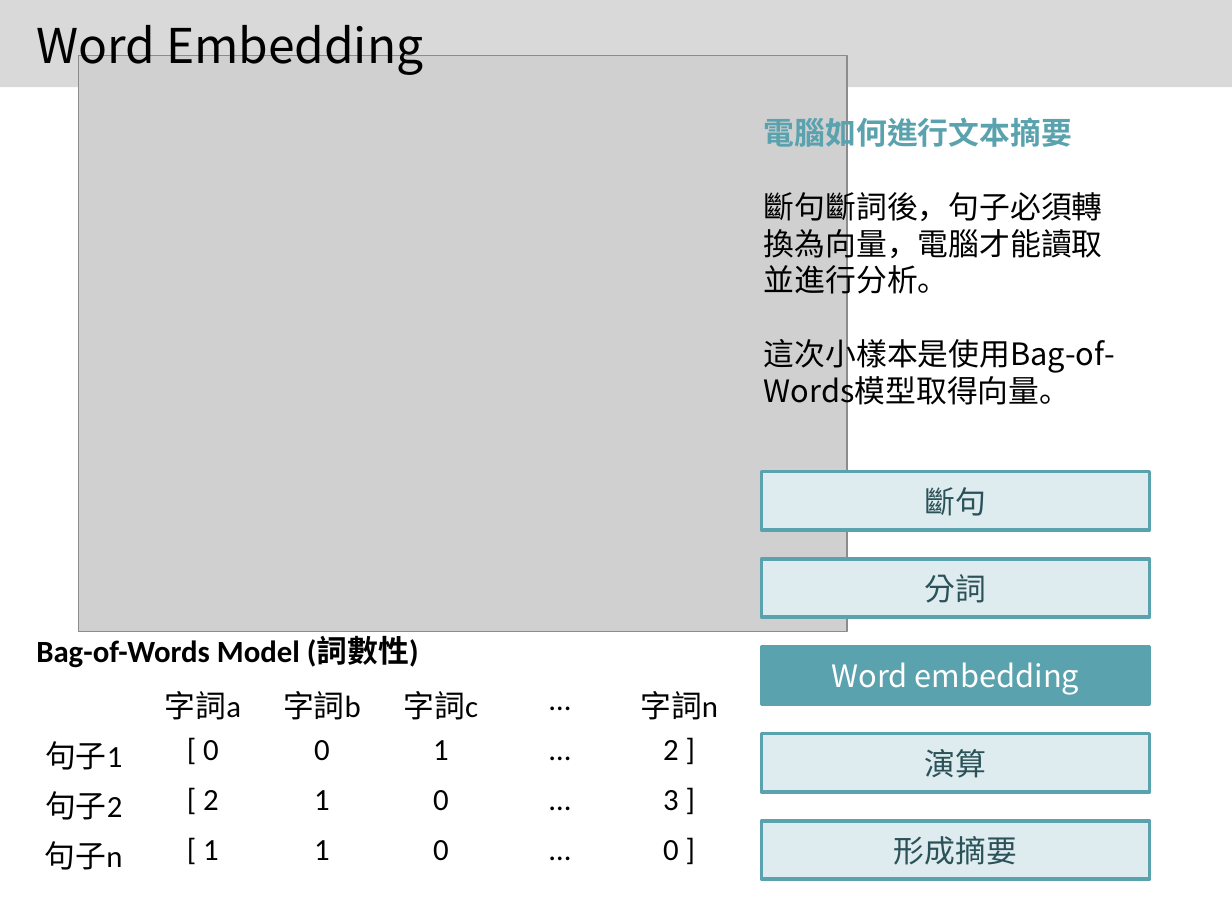
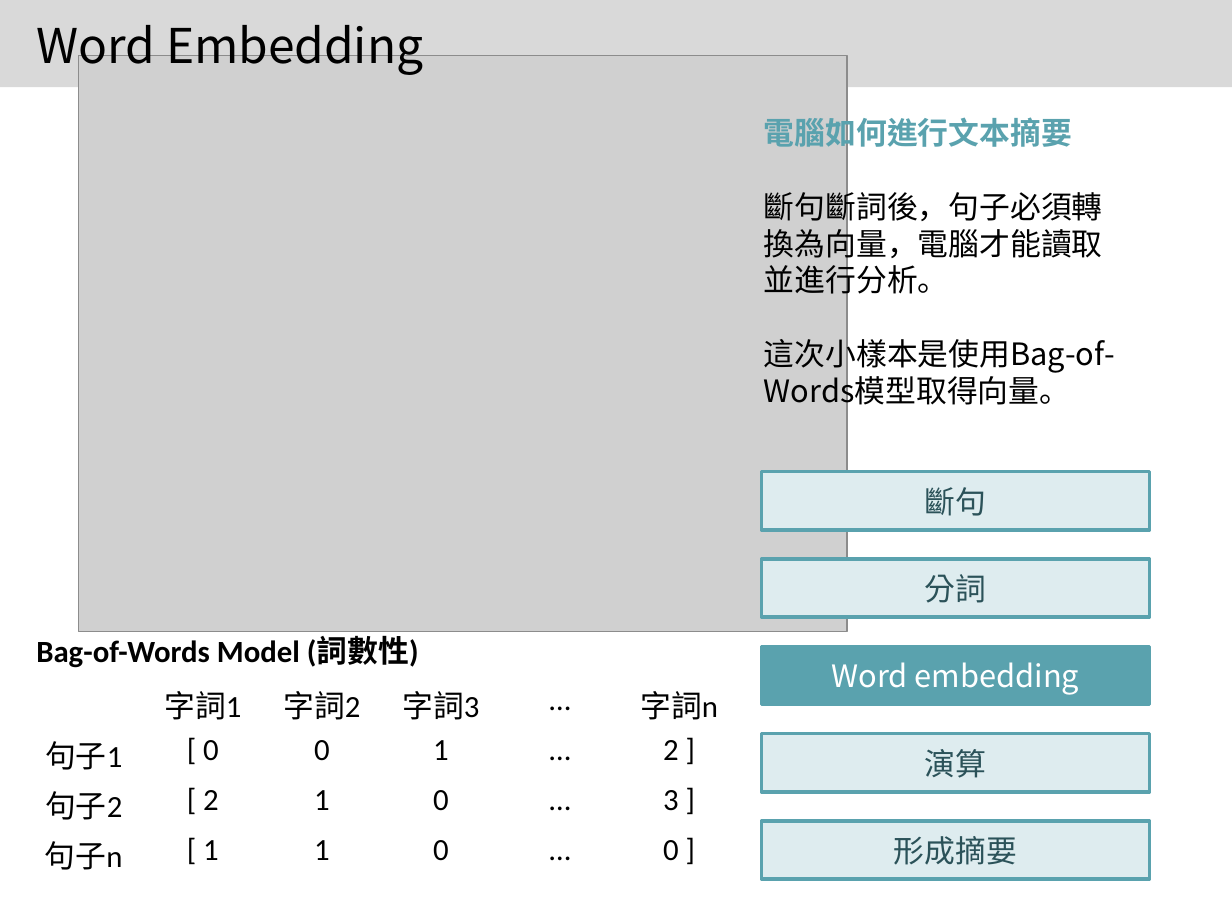
Before and after one commit to 1napcompsci/Automatic-Text-Summarization, a slide deck: slide 9 of Summarization with Yahoo - SETN/實習專案報告 Template (Revised).pptx. Drawn at 1232x924 pixels with LibreOffice and Linux fonts; fonts in the diff are those of the drawing; grey boxes stand for pictures. Boxes give left, top, right and bottom in pixels: in the first picture for what was removed or moved away, otherwise in the second. Text is boxed around its words. In the diff, an @@ line names an element or a change of style, - is before the commit and + after.

```diff
--- a/Summarization with Yahoo - SETN/實習專案報告 Template (Revised).pptx
+++ b/Summarization with Yahoo - SETN/實習專案報告 Template (Revised).pptx
@@ table at <box>25,675,742,875</box> @@
-row 1:  | 字詞a | 字詞b | 字詞c | … | 字詞n
+row 1:  | 字詞1 | 字詞2 | 字詞3 | … | 字詞n
```
Also in this commit, not shown: 3 other slides changed.
